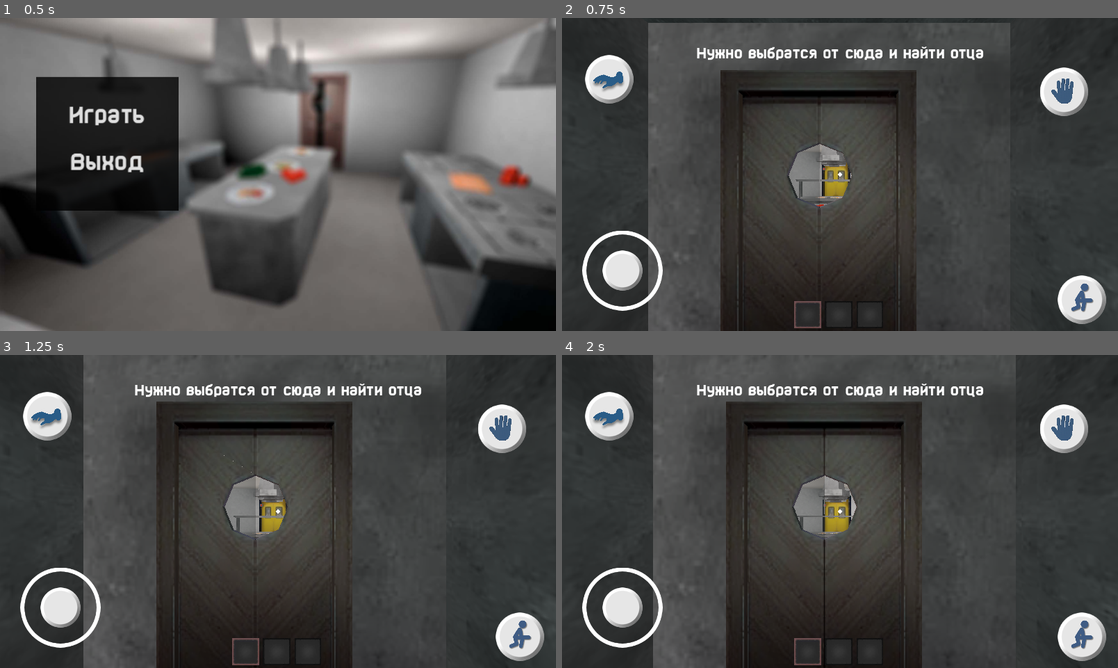
Above: before the commit, frames 1-4 (two rows, left to right).
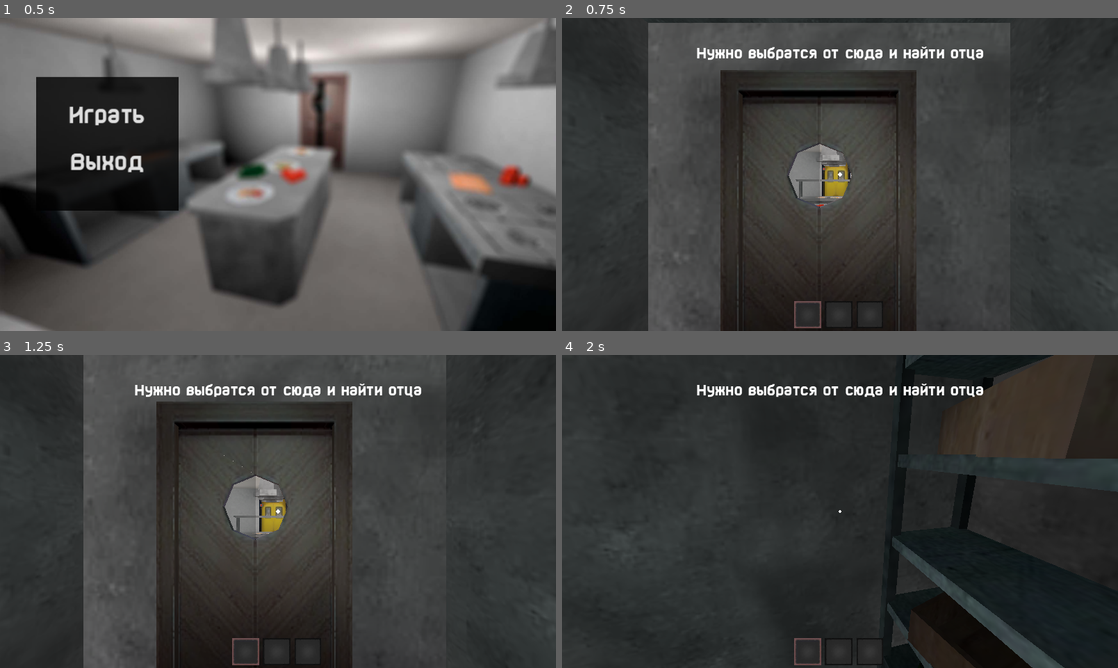
Above: after the commit, the same moments.

Repository: EnotCoder/BadCheff
Game: Godot game, scene res://ACTS/ACTS/menu.tscn
Same seed, same stepped clock (60 frames per second), same inputs: the game is played once before the commit and once after it.
Inputs (mouse positions are in pixels of both pictures, inside the frame that each line leads up to):
- Up to frame 1 (0.5 s): no input
- Up to frame 2 (0.75 s): click "Играть" at 0.5 s
- Up to frame 3 (1.25 s): no input
- Up to frame 4 (2 s): move the mouse to (962, 495) at 1.27 s; hold Right (ui_right) from 1.28 s (still down); tap A (a) at 1.35 s; click (962, 495) at 1.42 s; tap D (d) at 1.55 s

Frame 1 is identical in both runs. In frame 2, 4.5% of the frame differs, in the area x 3-98%, y 11-98%; in frame 3, 4.5%; in frame 4, 47%, in the area x 3-100%, y 0-100%.

Commit message:
Add platform enum (PC/ANDROID) to player: toggle joystick/buttons and mouse capture

Diff:
--- a/Player/scripts/player_controler.gd
+++ b/Player/scripts/player_controler.gd
@@ -1,6 +1,10 @@
 extends CharacterBody3D
 
 class_name Player
+
+enum Platform { PC, ANDROID }
+
+@export var platform: Platform = Platform.PC
 
 const WALK_SPEED := 4.0
 const CROUCH_SPEED := 2.0
@@ -71,13 +75,23 @@
 		$"Control/cursor".scale = Vector2(4, 4)
 
 func _ready() -> void:
+	if platform == Platform.PC:
+		$"Virtual Joystick".hide()
+		$"Control/control".hide()
+		Input.mouse_mode = Input.MOUSE_MODE_CAPTURED
+	else:
+		$"Control/cursor".hide()
 	Dialog.show_say("Нужно выбратся от сюда и найти отца")
 	State.noise.connect($"timer enemy".p.bind())
 	$"timer enemy/Timer".wait_time = time
 	$"Control/anim screen".color_down()
 
 func _input(event: InputEvent) -> void:
-	if event is InputEventScreenDrag:
+	if platform == Platform.PC and event is InputEventMouseMotion:
+		rotate_y(-event.relative.x * 0.003)
+		$Camera3D.rotate_x(-event.relative.y * 0.003)
+		clamp_camera_rotation()
+	elif event is InputEventScreenDrag:
 		rotate_y(-event.relative.x * 0.005)
 		$Camera3D.rotate_x(-event.relative.y * 0.005)
 		clamp_camera_rotation()
